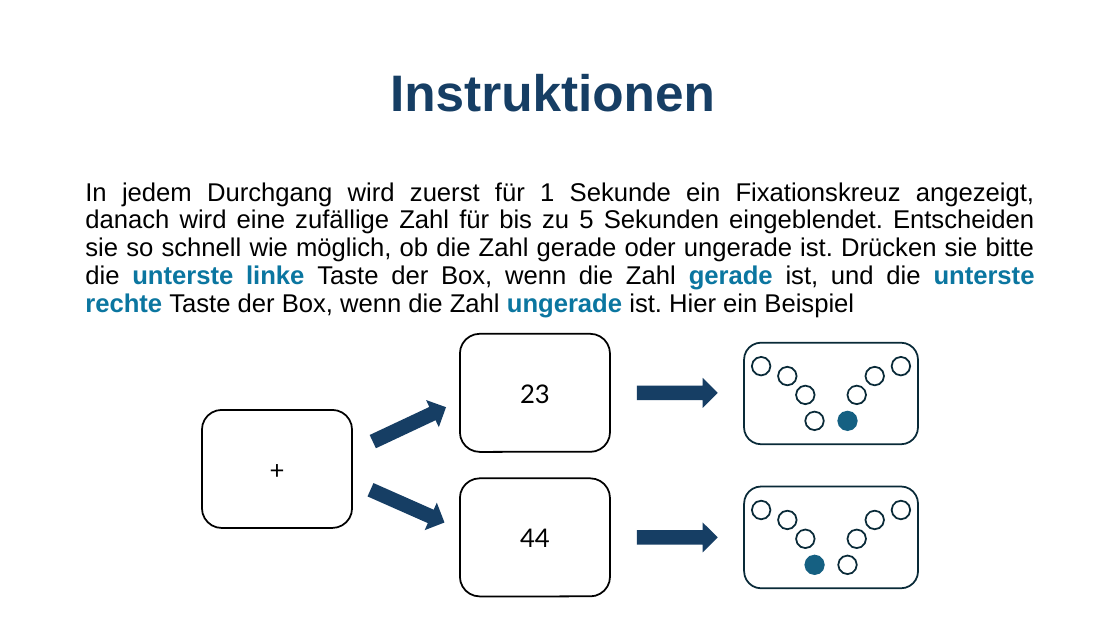
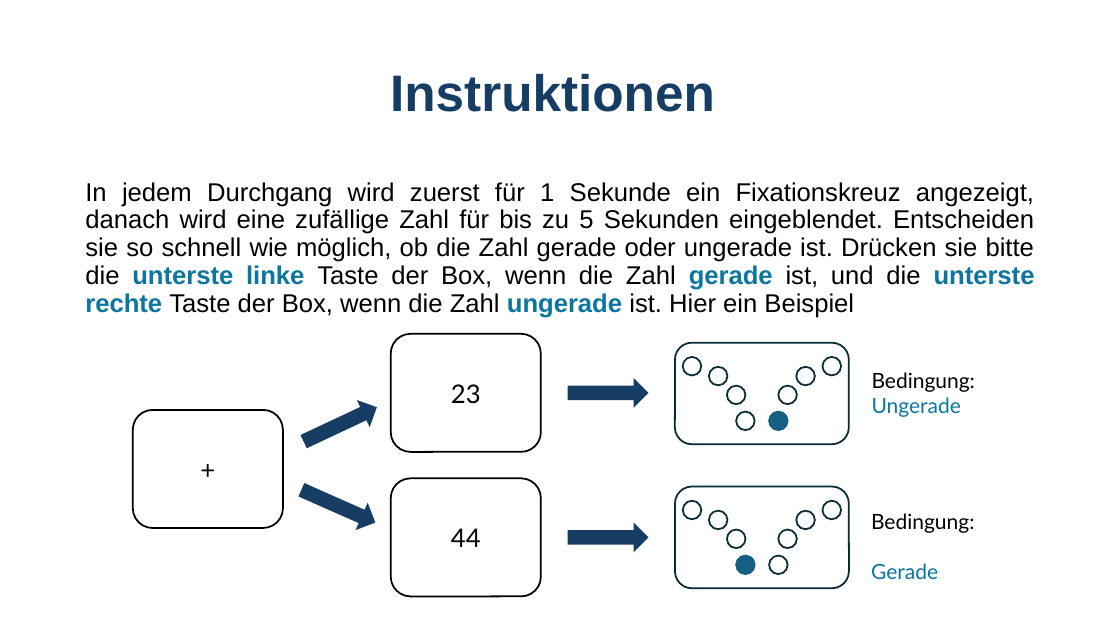
Before and after one commit to GidonFrischkorn/Ambizione-IndividualDifferencesStudy, a slide deck: slide 2 of tasks/number_judgement/assets/instructions_digitBOX.pptx. Drawn at 1120x630 pixels with LibreOffice and Linux fonts; fonts in the diff are those of the drawing. Boxes give left, top, right and bottom in pixels: in the first picture for what was removed or moved away, otherwise in the second. Text is boxed around its words. In the diff, an @@ line names an element or a change of style, - is before the commit and + after.

```diff
--- a/tasks/number_judgement/assets/instructions_digitBOX.pptx
+++ b/tasks/number_judgement/assets/instructions_digitBOX.pptx
@@ 16 ellipses, 5 rounded rectangles, 4 right arrows, 3 texts: place and size @@
-16 ellipses, 5 rounded rectangles, 4 right arrows, 3 texts at (202,334,918,597)
+16 ellipses, 5 rounded rectangles, 4 right arrows, 3 texts at (133,334,849,597)
@@ text added at (872,372,975,417), 18 pt, text #000000 @@
+Bedingung:
+Ungerade
@@ text added at (871,513,974,579), 18 pt, text #000000 @@
+Bedingung:
+Gerade
```
Also in this commit, not shown: 1 other slide changed, 8 other files.
